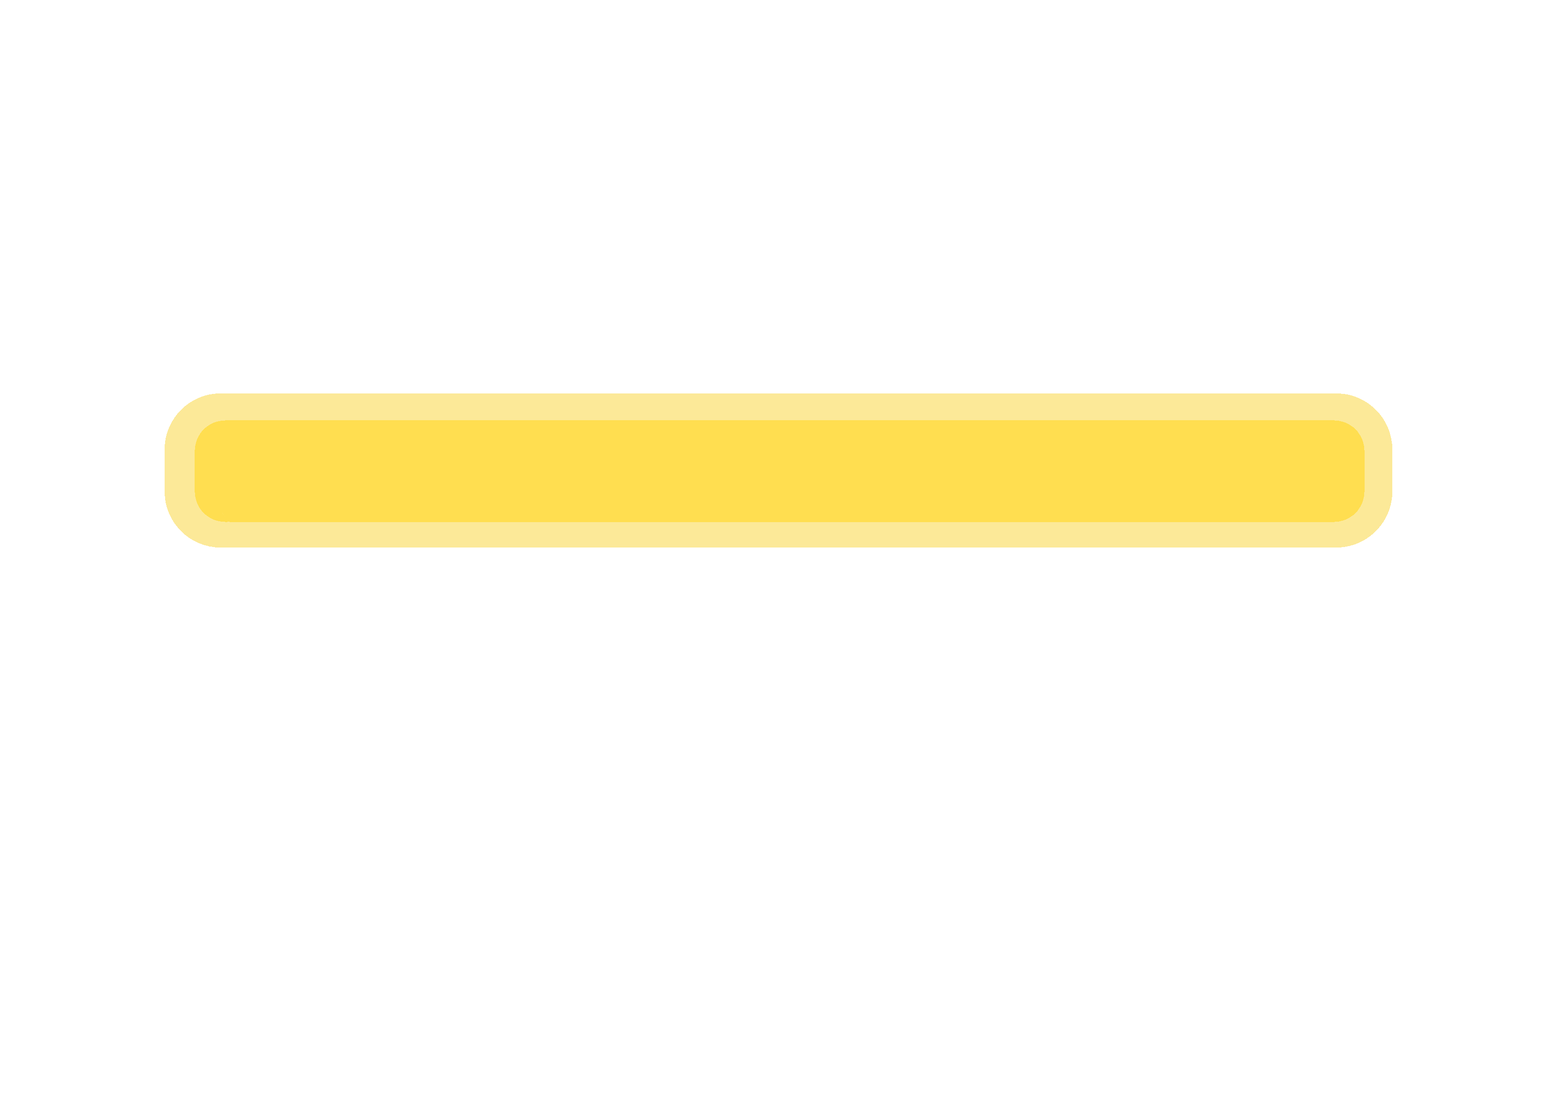
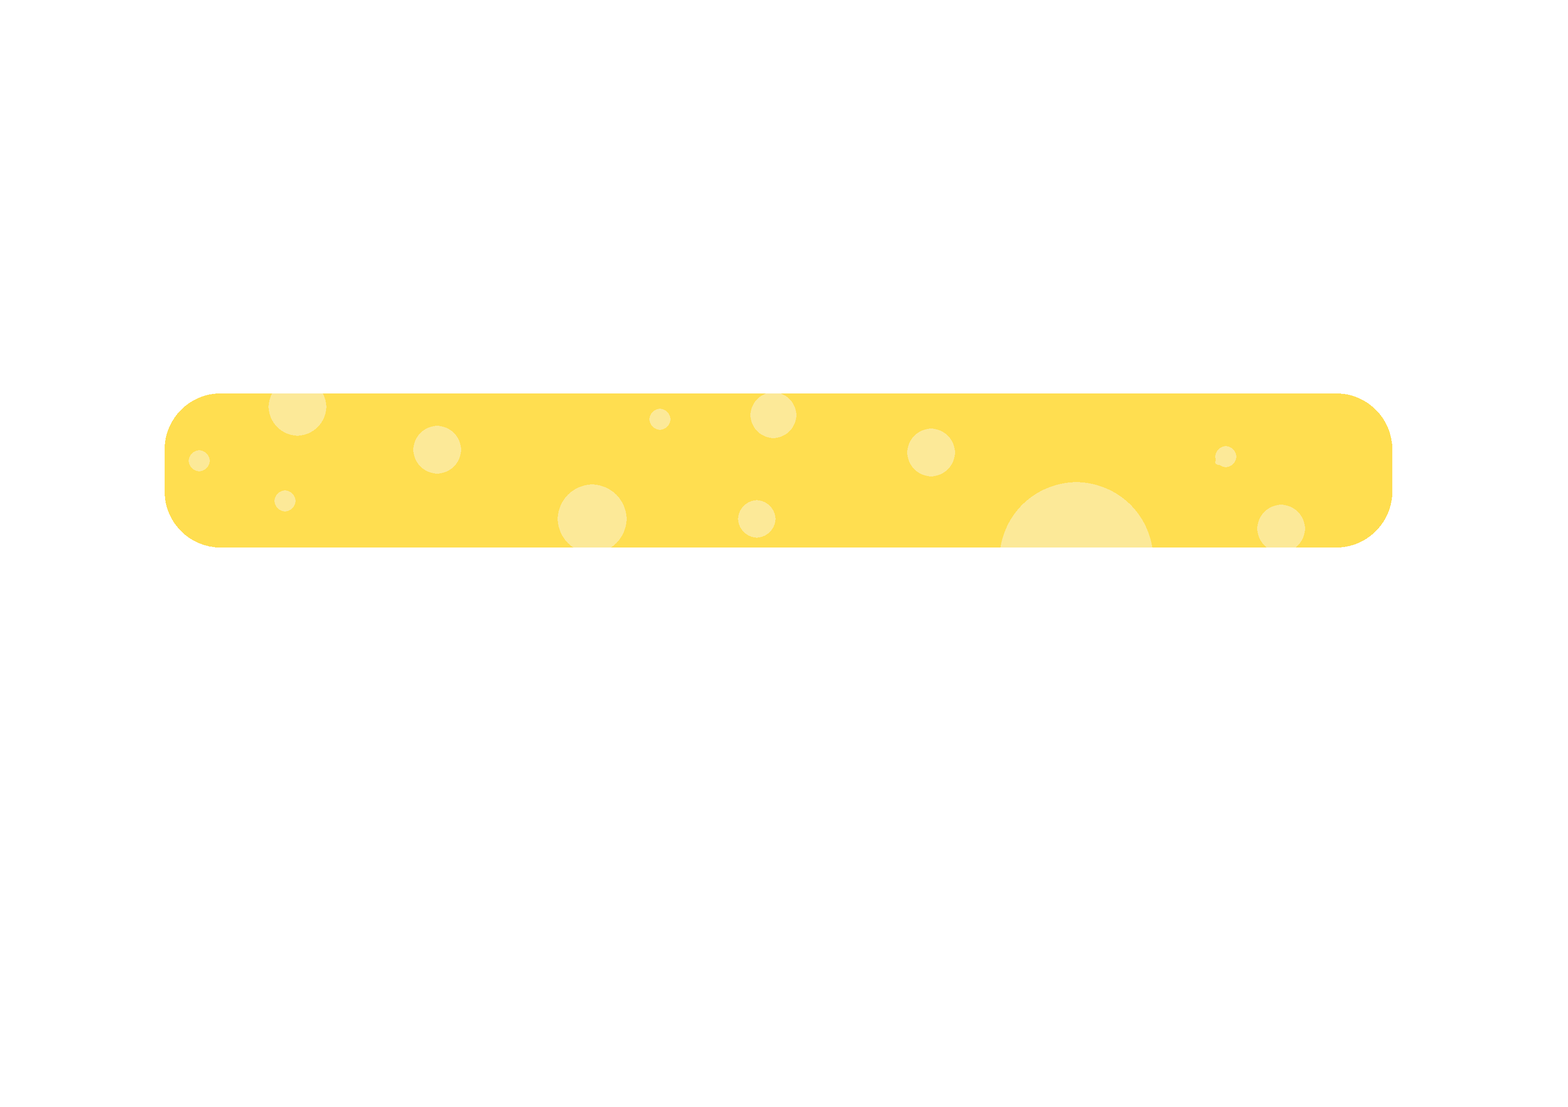
Before/after of a 1568 x 1107 layered artwork. What changed in the layer stack:
showed "Finnished Slider", painted on it over [164, 393, 1393, 548]
painted on "Started Slider" over [164, 393, 1393, 548]